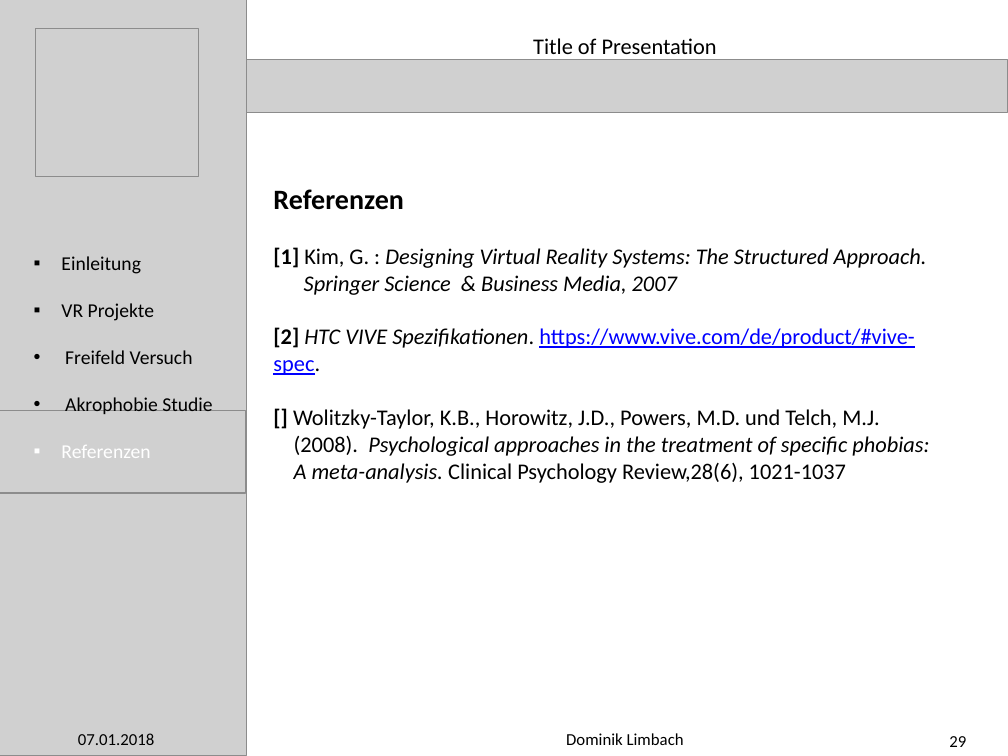
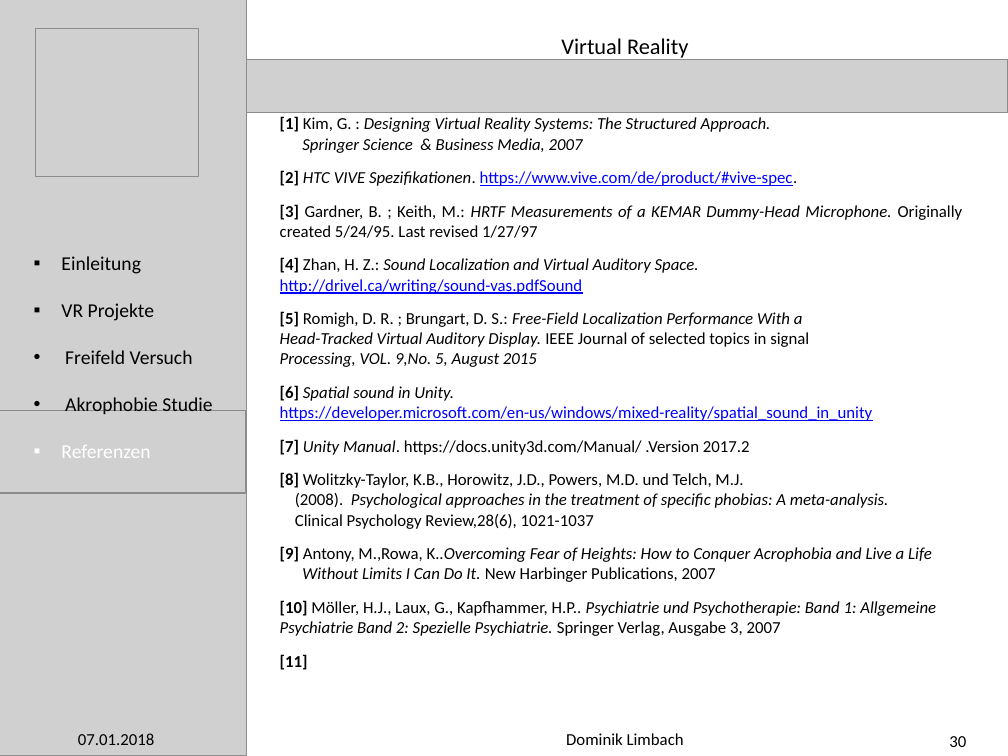
Before and after one commit to meistalampe/Work-, a slide deck: slide 30 of Präsentation Praxisphase/PowerPoint Presentation (Outline).pptx (slide 29 before the commit). Drawn at 1008x756 pixels with LibreOffice and Linux fonts; fonts in the diff are those of the drawing; grey boxes stand for pictures. Boxes give left, top, right and bottom in pixels: in the first picture for what was removed or moved away, otherwise in the second. Text is boxed around its words. In the diff, an @@ line names an element or a change of style, - is before the commit and + after.

```diff
--- a/Präsentation Praxisphase/PowerPoint Presentation (Outline).pptx
+++ b/Präsentation Praxisphase/PowerPoint Presentation (Outline).pptx
@@ text at [561,38,688,60]: text changed @@
-Title of Presentation
+Virtual Reality
@@ text "[1] Kim, G. : Designing ...": place and size @@
-text "[1] Kim, G. : Designing ..." at [273,189,929,483]
+text "[1] Kim, G. : Designing ..." at [280,116,963,670]
@@ text at [280,116,798,186]: size 16 to 12 pt in "[1] Kim, G. : Designing Virtual Reality ...", "Springer Science & Business Media, 2007", "[2] HTC VIVE Spezifikationen. https://www.vive.com/de/produc ..." @@
@@ text at [273,189,403,210]: paragraph removed @@
-Referenzen
@@ text at [280,204,963,670]: text changed; size 16 to 12 pt @@
-[] Wolitzky-Taylor, K.B., Horowitz, J.D., Powers, M.D. und Telch, M.J.
-(2008). Psychological approaches in the treatment of specific phobias:
-A meta-analysis. Clinical Psychology Review,28(6), 1021-1037
+[3] Gardner, B. ; Keith, M.: HRTF Measurements of a KEMAR Dummy-Head Microphone. Originally created 5/24/95. Last revised 1/27/97
+[4] Zhan, H. Z.: Sound Localization and Virtual Auditory Space.
+http://drivel.ca/writing/sound-vas.pdfSound
+[5] Romigh, D. R. ; Brungart, D. S.: Free-Field Localization Performance With a
+Head-Tracked Virtual Auditory Display. IEEE Journal of selected topics in signal
+Processing, VOL. 9,No. 5, August 2015
+[6] Spatial sound in Unity. https://developer.microsoft.com/en-us/windows/mixed-reality/spatial_sound_in_unity
+[7] Unity Manual. https://docs.unity3d.com/Manual/ .Version 2017.2
+[8] Wolitzky-Taylor, K.B., Horowitz, J.D., Powers, M.D. und Telch, M.J.
+(2008). Psychological approaches in the treatment of specific phobias: A meta-analysis.
+Clinical Psychology Review,28(6), 1021-1037
+[9] Antony, M.,Rowa, K..Overcoming Fear of Heights: How to Conquer Acrophobia and Live a Life
+Without Limits I Can Do It. New Harbinger Publications, 2007
+[10] Möller, H.J., Laux, G., Kapfhammer, H.P.. Psychiatrie und Psychotherapie: Band 1: Allgemeine Psychiatrie Band 2: Spezielle Psychiatrie. Springer Verlag, Ausgabe 3, 2007
+[11]
@@ page number at [949,736,966,747]: text changed @@
-29
+30
```
Also in this commit, not shown: 28 other slides changed, 1 slide added, 1 other file.
